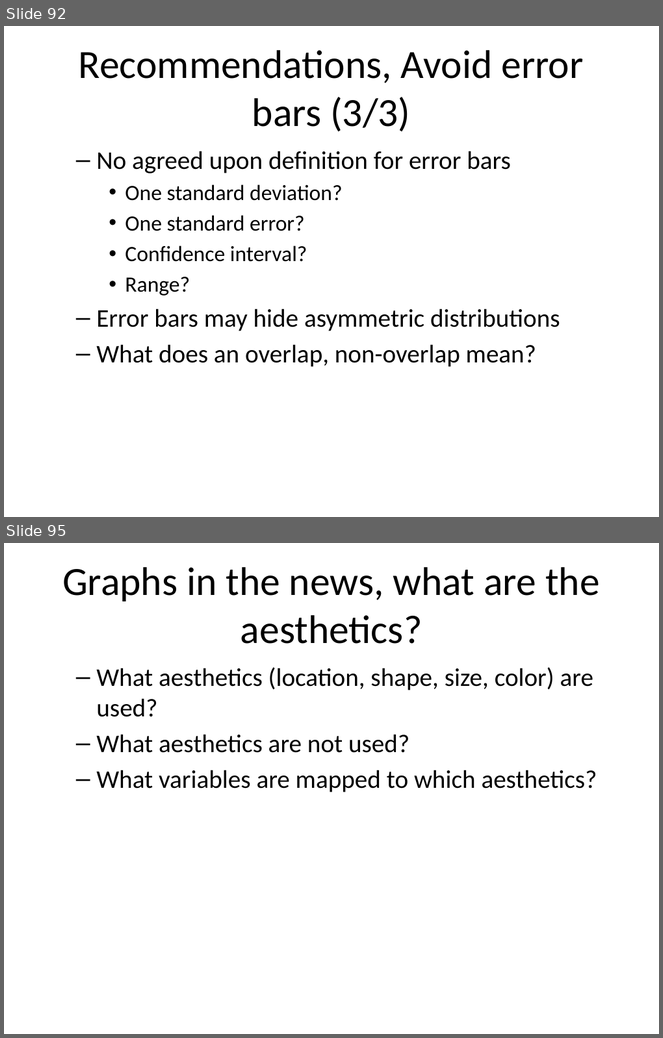
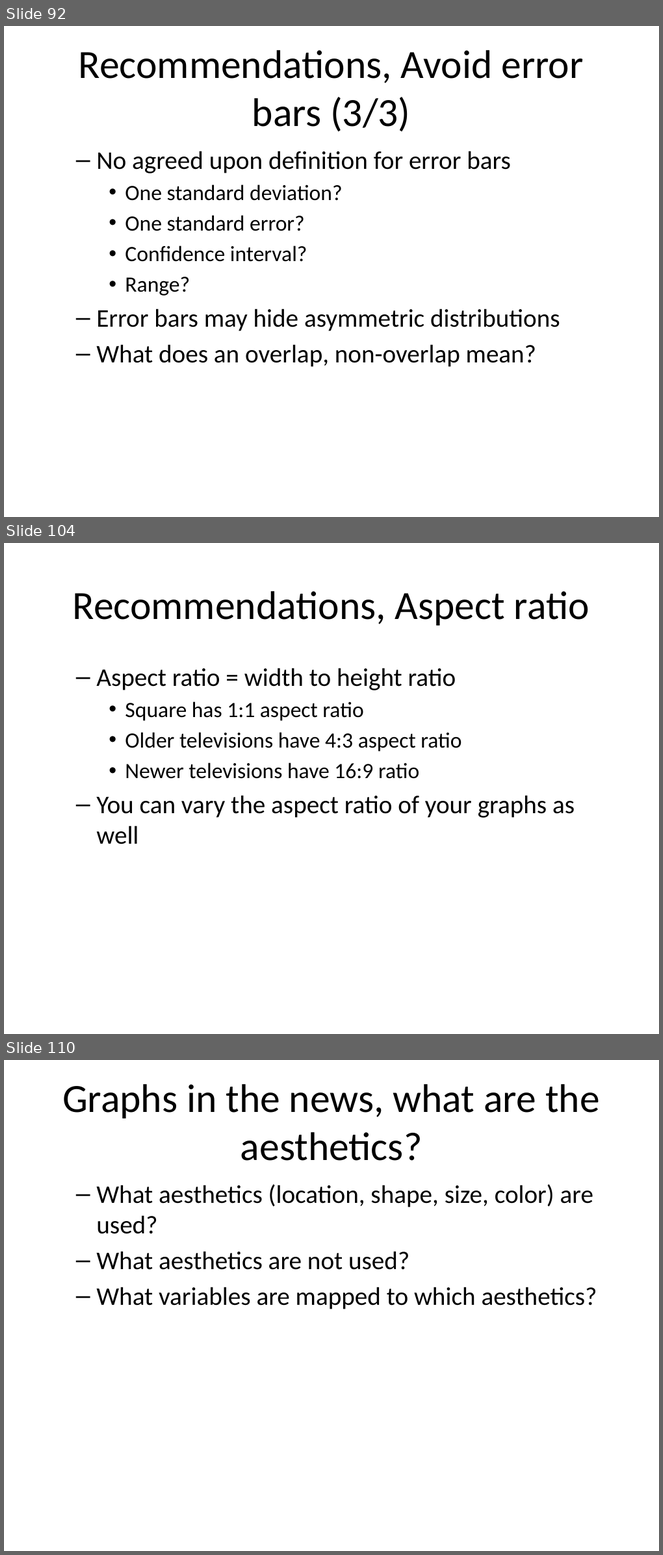
Before and after one commit to pmean/data-visualization, a slide deck: data-viz-03/src/complete-lecture-linegraphs.pptx. Shown one above the other, each under a label of ours: slides 92 and 95 before the commit, slides 92, 104 and 110 after it; the slides between them are not shown. The pictures are 663x1038 and 663x1555 pixels, drawn with LibreOffice and Linux fonts; fonts in the diff are those of the drawing. Boxes give left, top, right and bottom in pixels: in the first picture for what was removed or moved away, otherwise in the second. Text is boxed around its words. In the diff, an @@ line names an element or a change of style, - is before the commit and + after.

```diff
--- a/data-viz-03/src/complete-lecture-linegraphs.pptx
+++ b/data-viz-03/src/complete-lecture-linegraphs.pptx
@@ slide 104 added at (4, 543, 659, 1034), background #FFFFFF @@
@@ title added at (73, 591, 590, 626), 44 pt, text #000000 @@
+Recommendations, Aspect ratio
@@ text added at (96, 668, 575, 845), 24 pt, text #000000 @@
+  – Aspect ratio = width to height ratio
+    • Square has 1:1 aspect ratio
+    • Older televisions have 4:3 aspect ratio
+    • Newer televisions have 16:9 ratio
+  – You can vary the aspect ratio of your graphs as well
@@ what was slide 95 is now slide 110 @@
```
Also in this commit, not shown: 9 slides changed, 19 other slides added, 5 slides removed, 7 other files.
